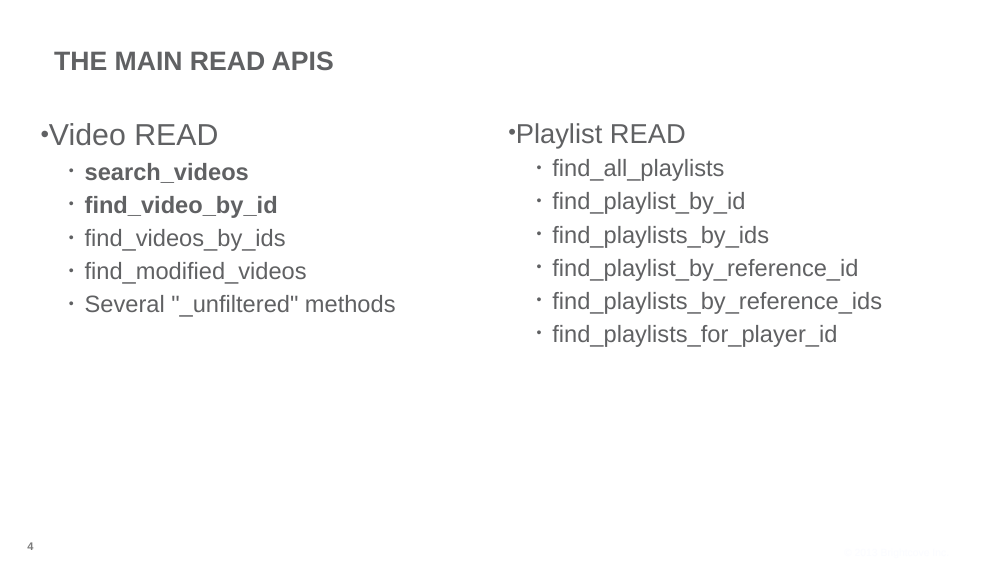
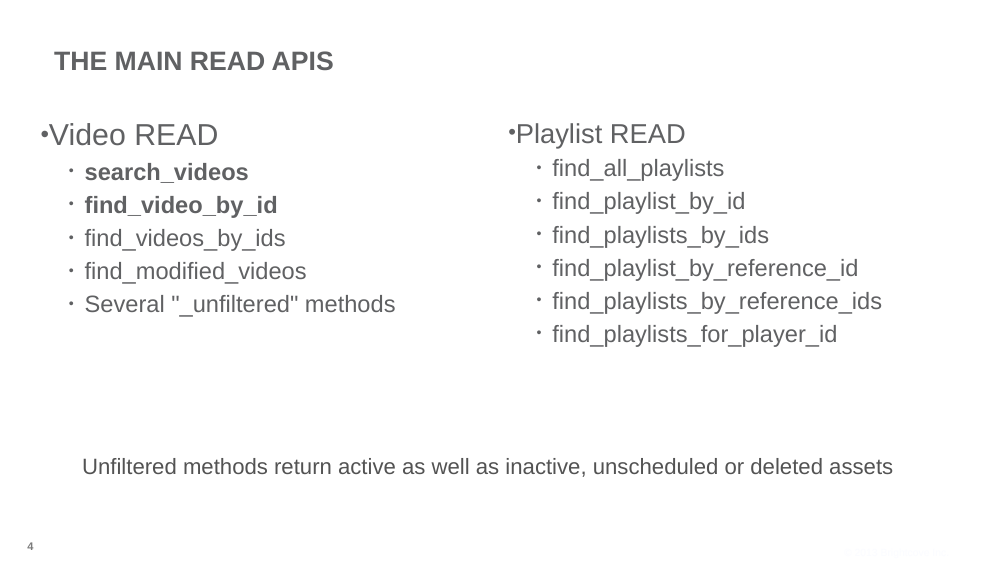
Before and after one commit to BrightcoveLearning/VideoCloudMediaAPI, a slide deck: slide 4 of VideoSessionsMaterials/understanding-read-methods.pptx. Drawn at 1008x567 pixels with LibreOffice and Linux fonts; fonts in the diff are those of the drawing; background and template pictures are left out. Boxes give left, top, right and bottom in pixels: in the first picture for what was removed or moved away, otherwise in the second. Text is boxed around its words. In the diff, an @@ line names an element or a change of style, - is before the commit and + after.

```diff
--- a/VideoSessionsMaterials/understanding-read-methods.pptx
+++ b/VideoSessionsMaterials/understanding-read-methods.pptx
@@ text added at bbox=[82, 458, 893, 477], 30 pt, text #535353 @@
+Unfiltered methods return active as well as inactive, unscheduled or deleted assets
```
Also in this commit, not shown: 1 other slide changed, 4 slides removed, 6 other files.
